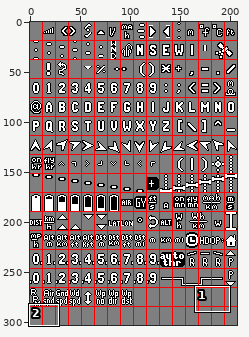
File history of a sprite sheet, libraries/AP_OSD/fonts/bold.png. Above: a wide view before the commit, with the close-up outlined.
Close-up. Before:
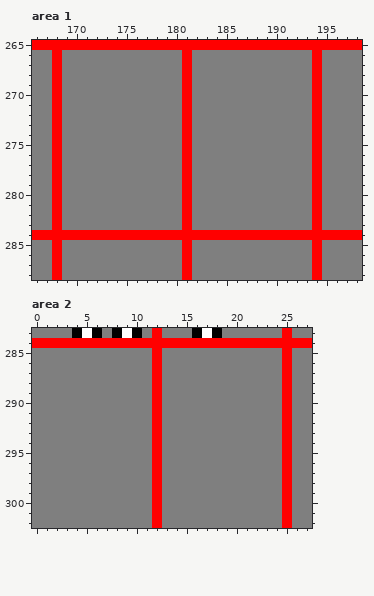
The file is 207x303 pixels. Shown: area 1: x 166..198, y 265..288; area 2: x 0..27, y 283..302. The commit also changed other parts of the picture, which this record leaves out.
After the commit:
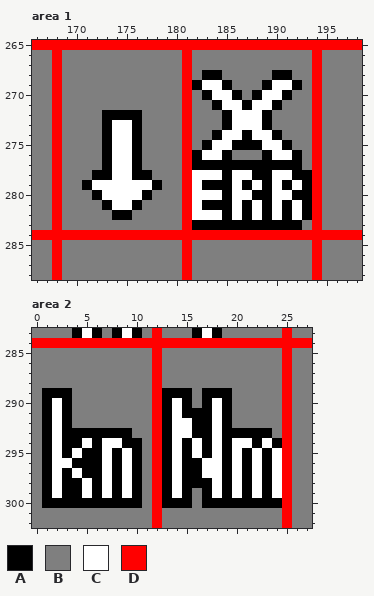
Palette (. is transparent): A #000000  B #7f7f7f  C #ffffff  D #ff0000
The exact change:
{"where": "area 1"}
{"y":268,"x":183,"old":"BB","new":"AA"}
{"y":268,"x":190,"old":"BB","new":"AA"}
{"y":269,"x":182,"old":"BBBB","new":"ACCA"}
{"y":269,"x":189,"old":"BBBB","new":"ACCA"}
{"y":270,"x":183,"old":"BBBB","new":"ACCA"}
{"y":270,"x":188,"old":"BBBB","new":"ACCA"}
{"y":271,"x":184,"old":"BBBBBBB","new":"ACCACCA"}
{"y":272,"x":173,"old":"BBBB","new":"AAAA"}
{"y":272,"x":185,"old":"BBBBB","new":"ACCCA"}
{"y":273,"x":173,"old":"BBBB","new":"ACCA"}
{"y":273,"x":185,"old":"BBBBB","new":"ACCCA"}
{"y":274,"x":173,"old":"BBBB","new":"ACCA"}
{"y":274,"x":184,"old":"BBBBBBB","new":"ACCACCA"}
{"y":275,"x":173,"old":"BBBB","new":"ACCA"}
{"y":275,"x":183,"old":"BBBBBBBBB","new":"ACCAAACCA"}
{"y":276,"x":173,"old":"BBBB","new":"ACCA"}
{"y":276,"x":182,"old":"BBBB","new":"ACCA"}
{"y":276,"x":189,"old":"BBBB","new":"ACCA"}
{"y":277,"x":173,"old":"BBBB","new":"ACCA"}
{"y":277,"x":182,"old":"BBBBBBBBBBB","new":"AAAAAAAAAAA"}
{"y":278,"x":172,"old":"BBBBBB","new":"AACCAA"}
{"y":278,"x":182,"old":"BBBBBBBBBBBB","new":"CCCACCAACCAA"}
{"y":279,"x":171,"old":"BBBBBBBB","new":"ACCCCCCA"}
{"y":279,"x":182,"old":"BBBBBBBBBBBB","new":"CAAACACACACA"}
{"y":280,"x":172,"old":"BBBBBB","new":"ACCCCA"}
{"y":280,"x":182,"old":"BBBBBBBBBBBB","new":"CCCACCAACCAA"}
{"y":281,"x":173,"old":"BBBB","new":"ACCA"}
{"y":281,"x":182,"old":"BBBBBBBBBBBB","new":"CAAACACACACA"}
{"y":282,"x":174,"old":"BB","new":"AA"}
{"y":282,"x":182,"old":"BBBBBBBBBBBB","new":"CCCACACACACA"}
{"y":283,"x":182,"old":"BBBBBBBBBBB","new":"AAAAAAAAAAA"}
{"where": "area 2"}
{"y":289,"x":1,"old":"BBB","new":"AAA"}
{"y":289,"x":13,"old":"BBB","new":"AAA"}
{"y":289,"x":17,"old":"BBB","new":"AAA"}
{"y":290,"x":1,"old":"BBB","new":"ACA"}
{"y":290,"x":13,"old":"BBB","new":"ACA"}
{"y":290,"x":17,"old":"BBB","new":"ACA"}
{"y":291,"x":1,"old":"BBB","new":"ACA"}
{"y":291,"x":13,"old":"BBBBBBB","new":"ACAAACA"}
{"y":292,"x":1,"old":"BBB","new":"ACA"}
{"y":292,"x":13,"old":"BBBBBBB","new":"ACCAACA"}
{"y":293,"x":1,"old":"BBBBBBBBB","new":"ACAAAAAAA"}
{"y":293,"x":13,"old":"BBBBBBBBBBB","new":"ACCAACAAAAA"}
{"y":294,"x":1,"old":"BBBBBBBBBB","new":"ACAACACCAA"}
{"y":294,"x":13,"old":"BBBBBBBBBBBB","new":"ACACACACCACA"}
{"y":295,"x":1,"old":"BBBBBBBBBB","new":"ACACAACACA"}
{"y":295,"x":13,"old":"BBBBBBBBBBBB","new":"ACACACACACAC"}
{"y":296,"x":1,"old":"BBBBBBBBBB","new":"ACCAAACACA"}
{"y":296,"x":13,"old":"BBBBBBBBBBBB","new":"ACAACCACACAC"}
{"y":297,"x":1,"old":"BBBBBBBBBB","new":"ACACAACACA"}
{"y":297,"x":13,"old":"BBBBBBBBBBBB","new":"ACAACCACACAC"}
{"y":298,"x":1,"old":"BBBBBBBBBB","new":"ACAACACACA"}
{"y":298,"x":13,"old":"BBBBBBBBBBBB","new":"ACAAACACACAC"}
{"y":299,"x":1,"old":"BBBBBBBBBB","new":"ACAACACACA"}
{"y":299,"x":13,"old":"BBB","new":"ACA"}
{"y":299,"x":17,"old":"BBBBBBBB","new":"ACACACAC"}
{"y":300,"x":1,"old":"BBBBBBBBBB","new":"AAAAAAAAAA"}
{"y":300,"x":13,"old":"BBB","new":"AAA"}
{"y":300,"x":17,"old":"BBBBBBBB","new":"AAAAAAAA"}
{"label":"changed","picture_box":[82,70,312,230]}
{"label":"changed","picture_box":[42,388,282,508]}
